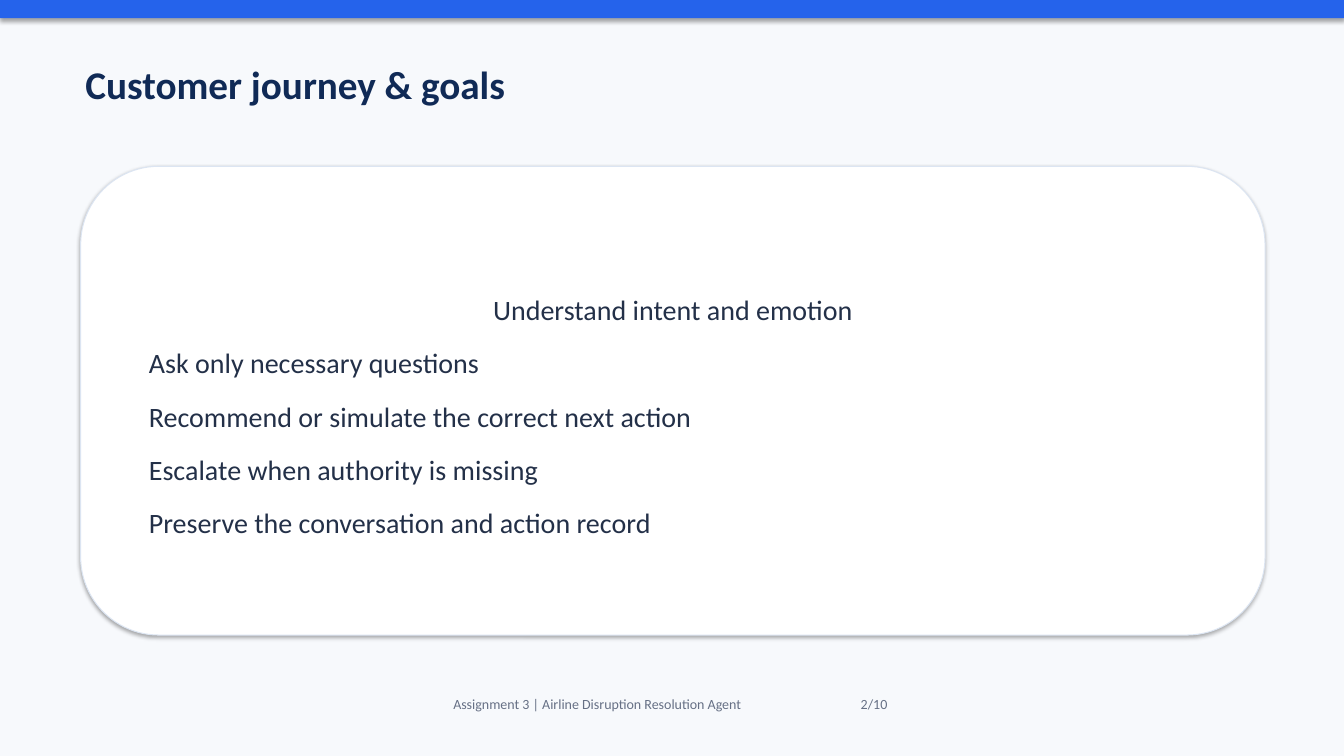
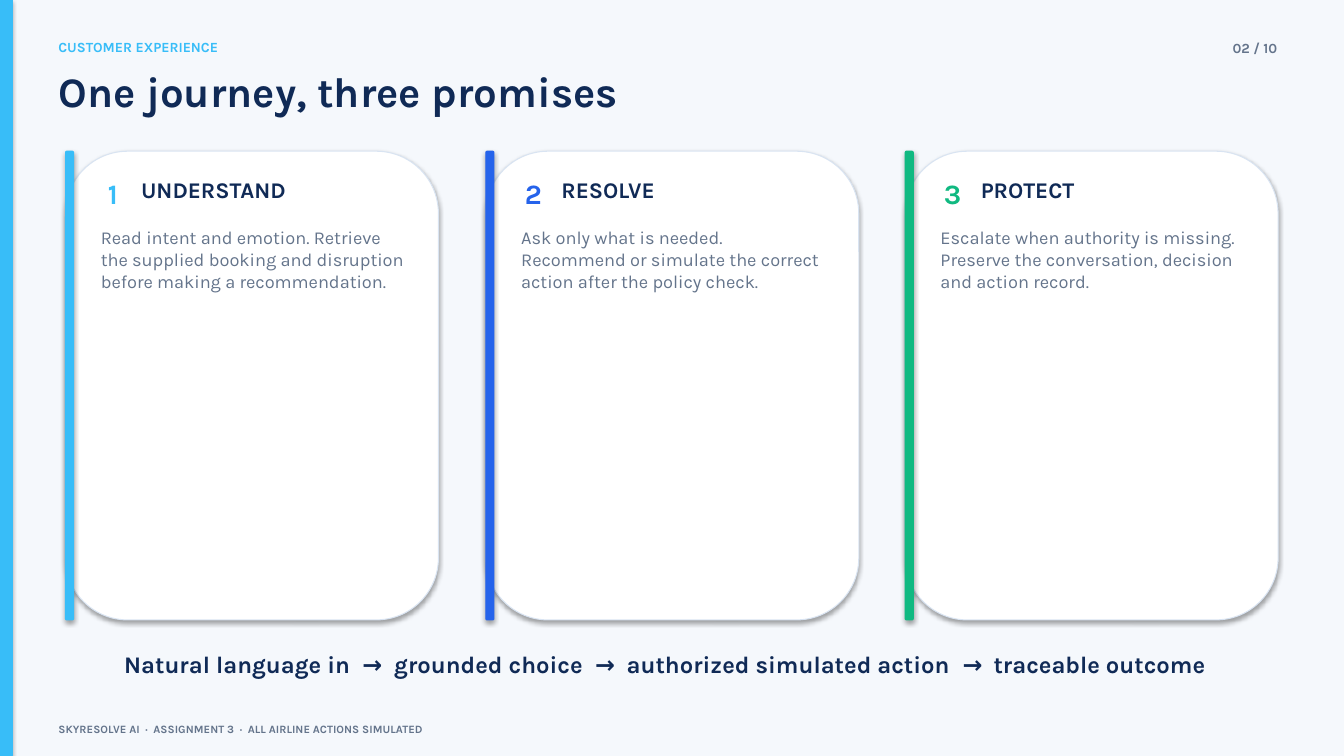
Before and after one commit to shashavali-8524/skyline, a slide deck: slide 2 of artifacts/Assignment_3_Airline_Resolution_Agent.pptx. Drawn at 1344x756 pixels with LibreOffice and Linux fonts; fonts in the diff are those of the drawing. Boxes give left, top, right and bottom in pixels: in the first picture for what was removed or moved away, otherwise in the second. Text is boxed around its words. In the diff, an @@ line names an element or a change of style, - is before the commit and + after.

Commit message:
Redesign SkyResolve assignment presentation

```diff
--- a/artifacts/Assignment_3_Airline_Resolution_Agent.pptx
+++ b/artifacts/Assignment_3_Airline_Resolution_Agent.pptx
@@ background #F7F9FC to #F5F8FC @@
@@ rectangle removed at <box>0,0,1344,18</box> @@
@@ rectangle added at <box>0,0,12,756</box>, fill #38BDF8, outline #38BDF8 0.75 pt @@
@@ text at <box>58,42,218,52</box>: text changed; size 28 to 10 pt; font Calibri to Karla; text colour #102A56 to #38BDF8 @@
-Customer journey & goals
+CUSTOMER EXPERIENCE
@@ text at <box>1233,44,1277,53</box>: text changed; font Calibri to Karla; text colour #667085 to #64748B; bold on @@
-Assignment 3 | Airline Disruption Resolution Agent 2/10
+02 / 10
@@ text added at <box>58,77,618,118</box>, 30 pt, text #102A56, bold @@
+One journey, three promises
@@ rounded rectangle added at <box>66,151,439,620</box>, fill #FFFFFF, outline #D9E4F2 0.75 pt @@
@@ rounded rectangle added at <box>66,151,74,620</box>, fill #38BDF8, outline #38BDF8 0.75 pt @@
@@ rounded rectangle removed at <box>81,166,1265,635</box> @@
-Understand intent and emotion
-Ask only necessary questions
-Recommend or simulate the correct next action
-Escalate when authority is missing
-Preserve the conversation and action record
@@ rounded rectangle added at <box>486,151,859,620</box>, fill #FFFFFF, outline #D9E4F2 0.75 pt @@
@@ rounded rectangle added at <box>486,151,494,620</box>, fill #2563EB, outline #2563EB 0.75 pt @@
@@ rounded rectangle added at <box>905,151,1278,620</box>, fill #FFFFFF, outline #D9E4F2 0.75 pt @@
@@ rounded rectangle added at <box>905,151,913,620</box>, fill #10B981, outline #10B981 0.75 pt @@
@@ text added at <box>108,185,118,204</box>, 20 pt, text #38BDF8, bold @@
+1
@@ text added at <box>141,183,286,199</box>, 16 pt, text #102A56, bold @@
+UNDERSTAND
@@ text added at <box>525,185,542,204</box>, 20 pt, text #2563EB, bold @@
+2
@@ text added at <box>561,183,654,199</box>, 16 pt, text #102A56, bold @@
+RESOLVE
@@ text added at <box>944,185,961,205</box>, 20 pt, text #10B981, bold @@
+3
@@ text added at <box>981,183,1075,199</box>, 16 pt, text #102A56, bold @@
+PROTECT
@@ text added at <box>101,231,404,293</box>, 13 pt, text #64748B @@
+Read intent and emotion. Retrieve the supplied booking and disruption before making a recommendation.
@@ text added at <box>521,231,819,293</box>, 13 pt, text #64748B @@
+Ask only what is needed. Recommend or simulate the correct action after the policy check.
@@ text added at <box>940,231,1234,288</box>, 13 pt, text #64748B @@
+Escalate when authority is missing. Preserve the conversation, decision and action record.
@@ text added at <box>124,656,1205,679</box>, 17 pt, text #102A56, bold @@
+Natural language in → grounded choice → authorized simulated action → traceable outcome
@@ text added at <box>58,725,422,733</box>, 8 pt, text #64748B, bold @@
+SKYRESOLVE AI · ASSIGNMENT 3 · ALL AIRLINE ACTIONS SIMULATED
```
Also in this commit, not shown: 3 other slides changed, 6 slides added, 6 slides removed, 1 other file.
